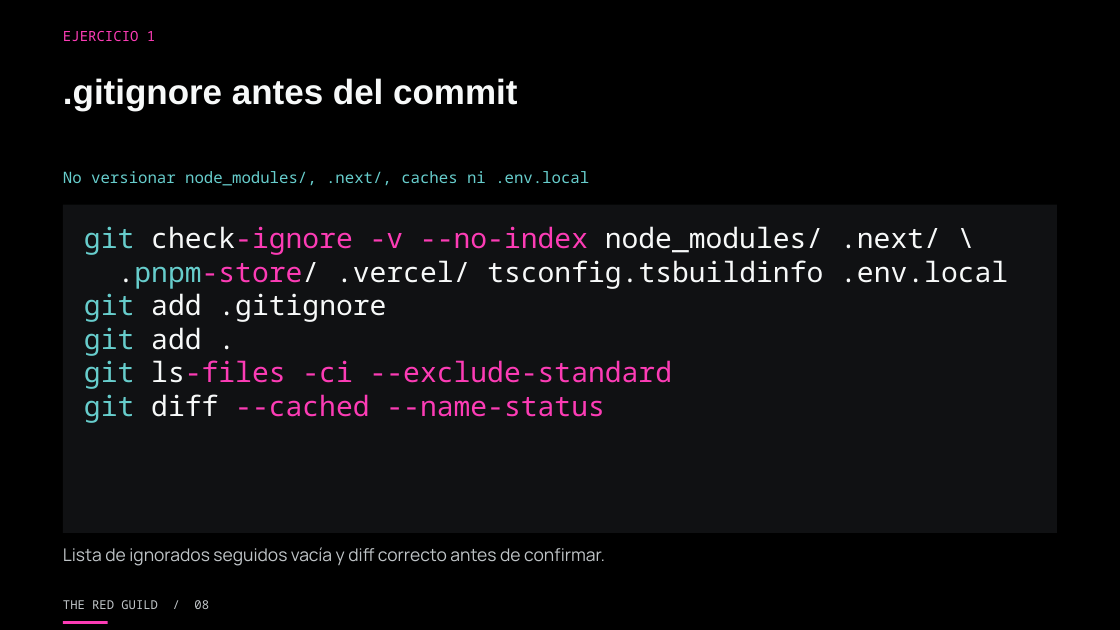
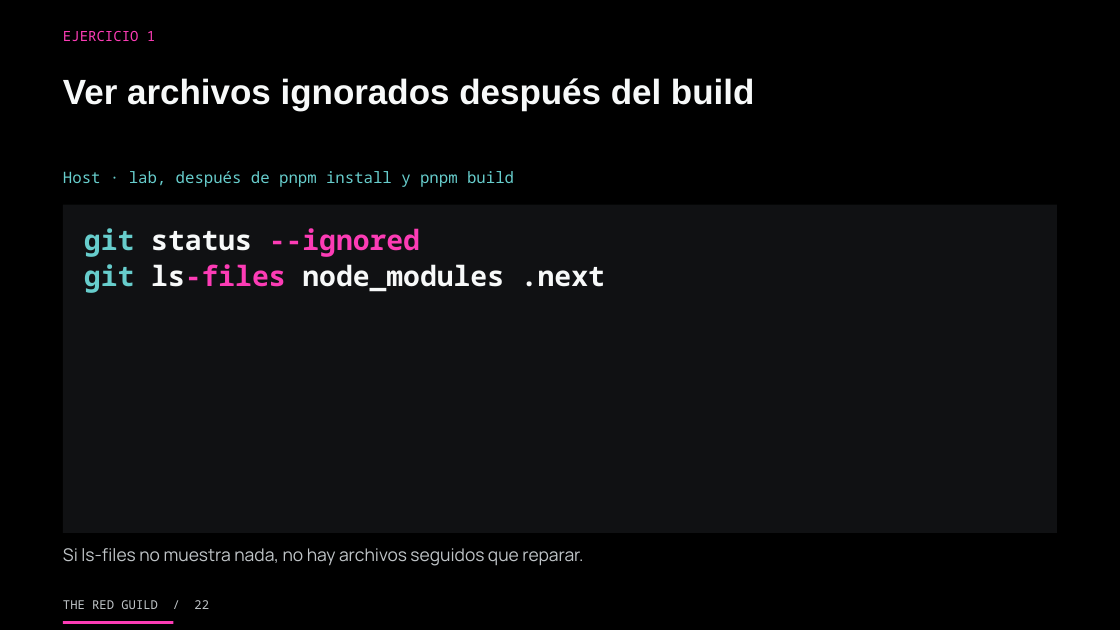
Before and after one commit to theredguild/github-ai-automation-lab, a slide deck: slide 22 of slides/workshop.pptx (slide 8 before the commit). Drawn at 1120x630 pixels with LibreOffice and Linux fonts; fonts in the diff are those of the drawing. Boxes give left, top, right and bottom in pixels: in the first picture for what was removed or moved away, otherwise in the second. Text is boxed around its words. In the diff, an @@ line names an element or a change of style, - is before the commit and + after.

```diff
--- a/slides/workshop.pptx
+++ b/slides/workshop.pptx
@@ text at (x1=63, y1=78, x2=754, y2=110): text changed @@
-.gitignore antes del commit
+Ver archivos ignorados después del build
@@ text at (x1=63, y1=171, x2=514, y2=187): text changed @@
-No versionar node_modules/, .next/, caches ni .env.local
+Host · lab, después de pnpm install y pnpm build
@@ text at (x1=84, y1=228, x2=605, y2=293): text changed; bold on @@
-git check-ignore -v --no-index node_modules/ .next/ \
-.pnpm-store/ .vercel/ tsconfig.tsbuildinfo .env.local
-git add .gitignore
-git add .
-git ls-files -ci --exclude-standard
-git diff --cached --name-status
+git status --ignored
+git ls-files node_modules .next
@@ text at (x1=63, y1=548, x2=583, y2=566): text changed @@
-Lista de ignorados seguidos vacía y diff correcto antes de confirmar.
+Si ls-files no muestra nada, no hay archivos seguidos que reparar.
@@ text at (x1=63, y1=600, x2=209, y2=609): text changed @@
-THE RED GUILD / 08
+THE RED GUILD / 22
@@ rectangle resized from (x1=63, y1=622, x2=108, y2=624) to (x1=63, y1=622, x2=173, y2=624) @@
```
Also in this commit, not shown: 175 other slides changed, 21 slides added, 1 slide removed, 17 other files.
